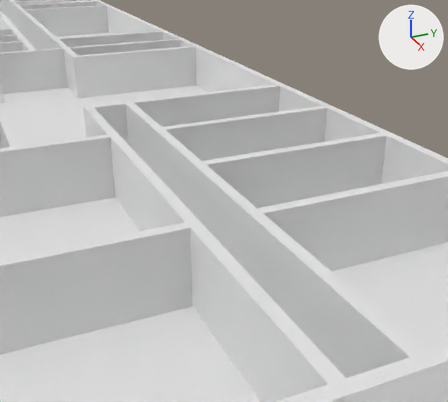
What one commit did to the glTF model public/pspu.glb.
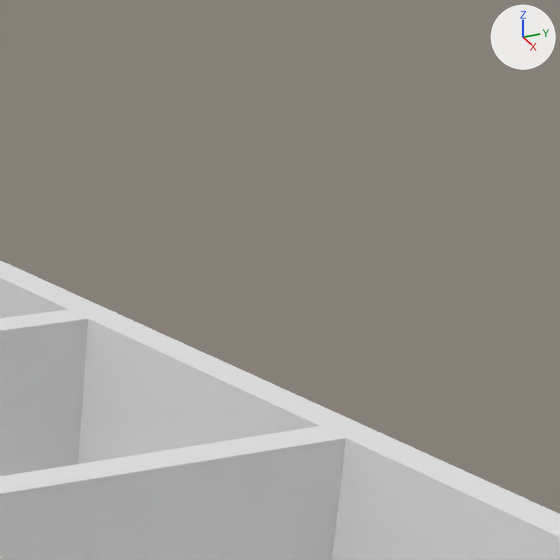
Each version appears first from a 50 mm lens placed at (28.29, 27.98, 16.05), pointed at (-3.27, 42.19, 0.27), and next in a close-up on the part from 68% to 97% of the width and 8% to 41% of the height. Every picture has the same lights, and +X, +Y and +Z are marked at upper right. Where no turn or scale is listed for an object, it has been applied to the vertices.

Names of what the first close-up shows: 'f_walls'.
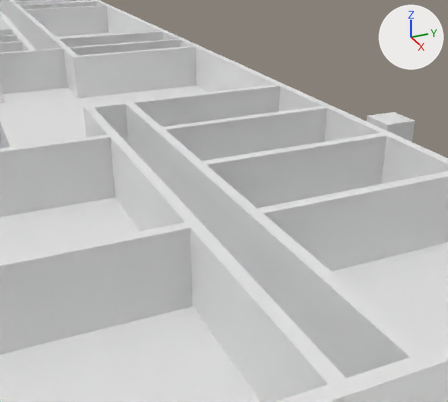
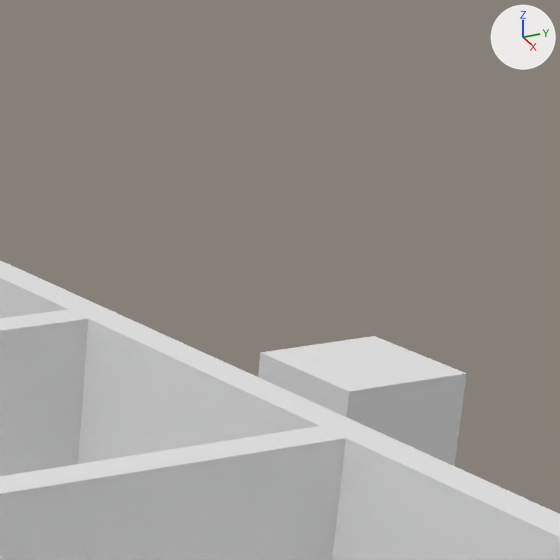
Where the change shows, as pixel boxes (x1, y1, x2, y2) in the close-ups (560 x 560 px):
'gp_mid.001', added: after (258, 336, 467, 466)

What changed in the scene script:
```text
Add ob_gp_mid_001:
    ob_gp_mid_001 = bpy.data.objects.new('gp_mid.001', me_cube_001.copy())  # the mesh of ob_gp_right
    ob_gp_mid_001.location = (-0.69, 52.08, 4.0)
```
